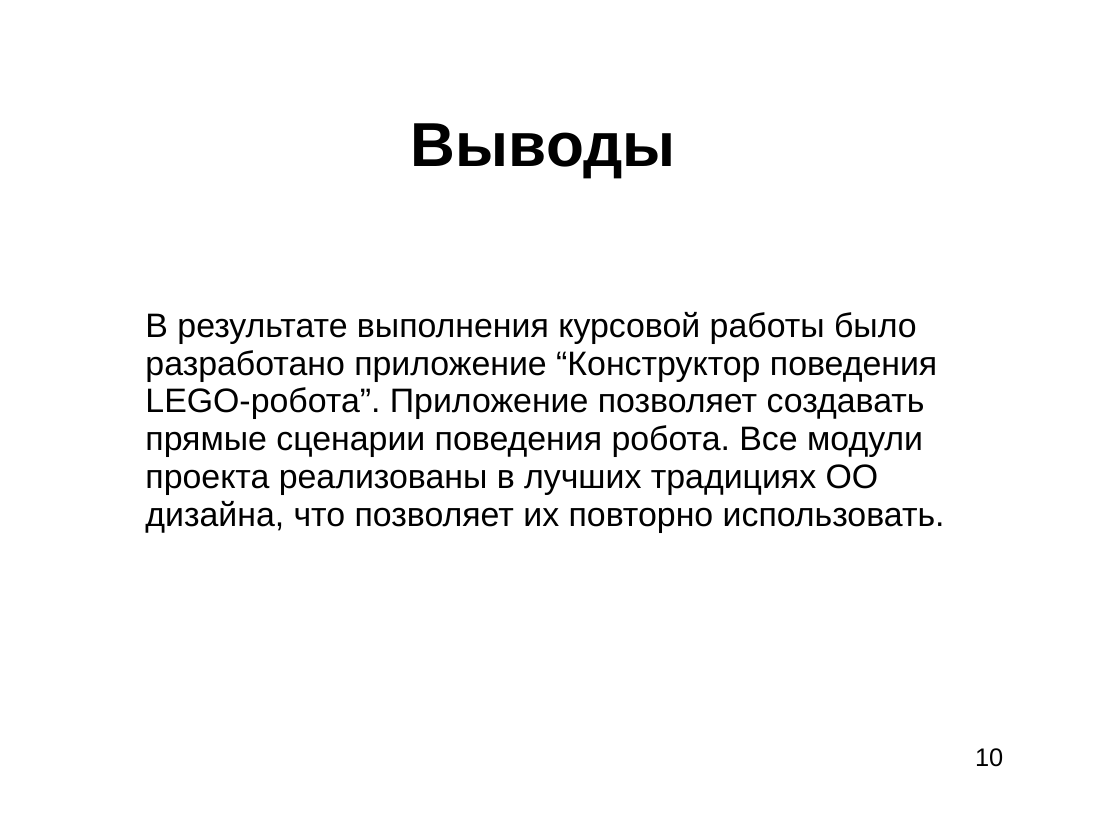
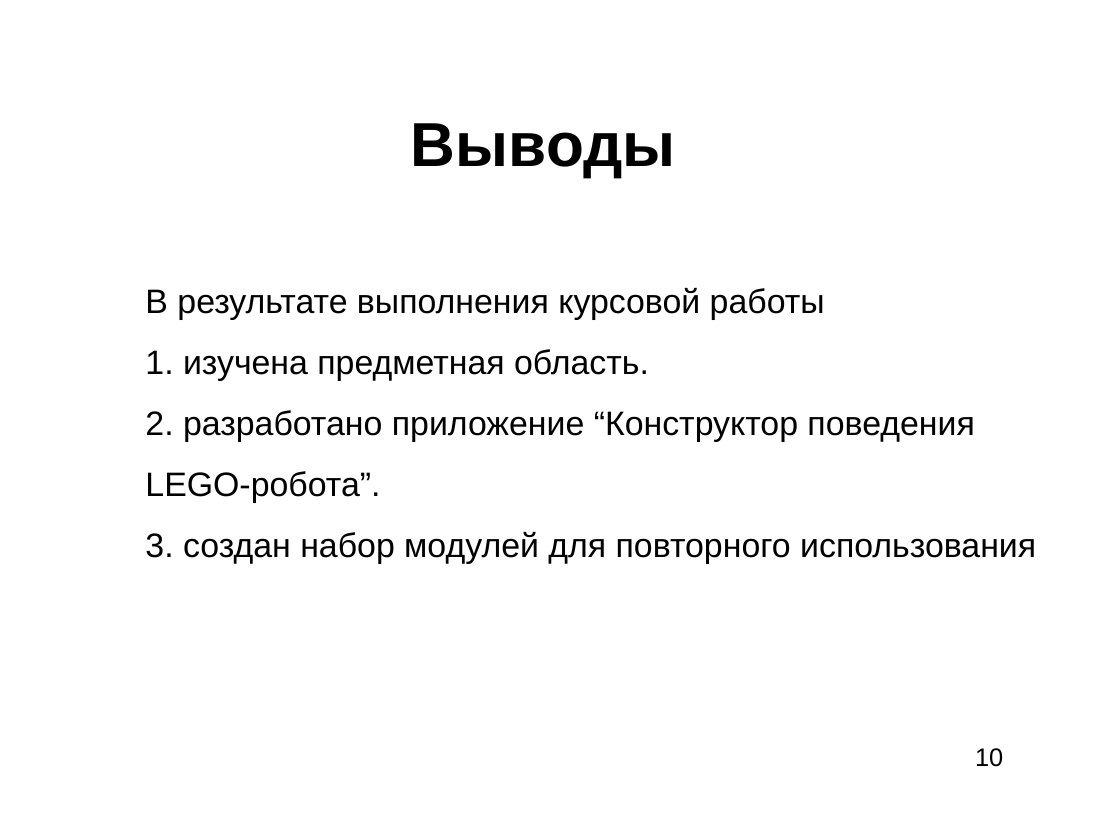
Before and after one commit to waterlink/Cursov2011, a slide deck: slide 11 of reports/presentation.ppt. Drawn at 1120x840 pixels with LibreOffice and Linux fonts; fonts in the diff are those of the drawing; background and template pictures are left out. Boxes give left, top, right and bottom in pixels: in the first picture for what was removed or moved away, otherwise in the second. Text is boxed around its words. In the diff, an @@ line names an element or a change of style, - is before the commit and + after.

```diff
--- a/reports/presentation.ppt
+++ b/reports/presentation.ppt
@@ text at box(145, 288, 1036, 563): text changed @@
-В результате выполнения курсовой работы было
-разработано приложение “Конструктор поведения
-LEGO-робота”. Приложение позволяет создавать
-прямые сценарии поведения робота. Все модули
-проекта реализованы в лучших традициях ОО
-дизайна, что позволяет их повторно использовать.
+В результате выполнения курсовой работы
+1. изучена предметная область.
+2. разработано приложение “Конструктор поведения
+LEGO-робота”.
+3. создан набор модулей для повторного использования
```
Also in this commit, not shown: 1 other slide changed, 1 other file.
